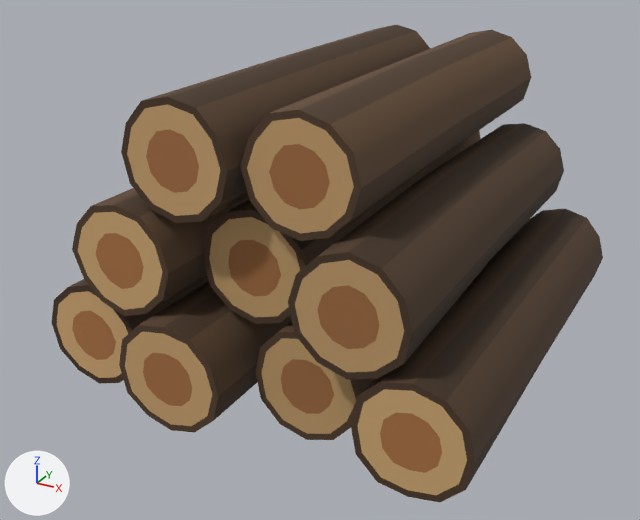
The glTF model assets/props/logs.glb as it was, and as the next commit left it.
One viewpoint serves both versions: a 50 mm lens placed at (0.962, -1.936, 1.162), pointed at (-0.049, -0.099, 0.243). Arrows for +X, +Y and +Z are at lower left; the lights stay in place. The first picture is the older version. Vertices at exactly the same position are counted once.

The older version as bpy lines, for what is in view:
```python
me_log_001 = bpy.data.meshes.new('log-001')
me_log_001.from_pydata(...)  # 774 vertices, 1512 faces; spans x -0.555..0.555, y -0.622..0.622, z -0.376..0.376
me_log_001.materials.append(mat_log)
ob_log_001 = bpy.data.objects.new('log-001', me_log_001)
ob_log_001.location = (-0.002, -0.006, 0.378)
```
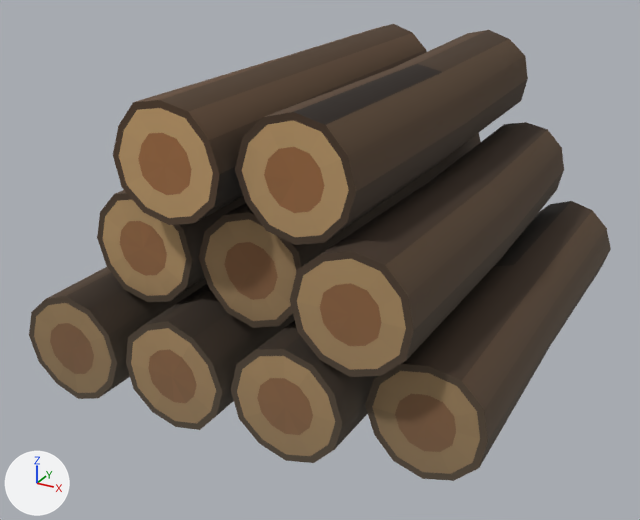
The change, as a diff of the scene's bpy script:
```diff
--- a/assets/props/logs.glb.py
+++ b/assets/props/logs.glb.py
@@ me_log_001 @@
 # used by ob_log_001; location = (-0.002, -0.006, 0.378)
-me_log_001.from_pydata(...)  # 774 vertices, 1512 faces; spans x -0.555..0.555, y -0.622..0.622, z -0.376..0.376
+me_log_001.from_pydata(...)  # 774 vertices, 1512 faces; spans x -0.554..0.554, y -0.616..0.616, z -0.375..0.375
+# me_log_001 part 1: 774 of 774 vertices moved; they spanned x -0.555..0.555, y -0.622..0.622, z -0.376..0.376 and now span x -0.554..0.554, y -0.616..0.616, z -0.375..0.375; mean shift (0.002, 0.0, 0.0)
+# me_log_001 part 2: 1399 kept faces spanning x -0.554..0.554, y -0.616..0.616, z -0.375..0.375 get new vertex colours; the middle colour goes from brown #543e2a to brown #574a3c
 me_log_001.materials.append(mat_log)
@@ ob_log_001 @@
 ob_log_001 = bpy.data.objects.new('log-001', me_log_001)
-ob_log_001.location = (-0.002, -0.006, 0.378)
+ob_log_001.location = (-0.003, -0.009, 0.378)
```

Boxes (x1, y1, x2, y2) around the edits, measured in the pictures (640 x 520 px; the box of a moved part takes in the faces that stretch with it):
'log-001', reshaped, moved: before (52, 25, 603, 502); after (29, 24, 611, 481)
part 1 of me_log_001, moved or reshaped: before (69, 31, 587, 401); after (46, 33, 592, 381)
part 2 of me_log_001, recoloured: before (52, 25, 603, 502); after (29, 24, 611, 481)
